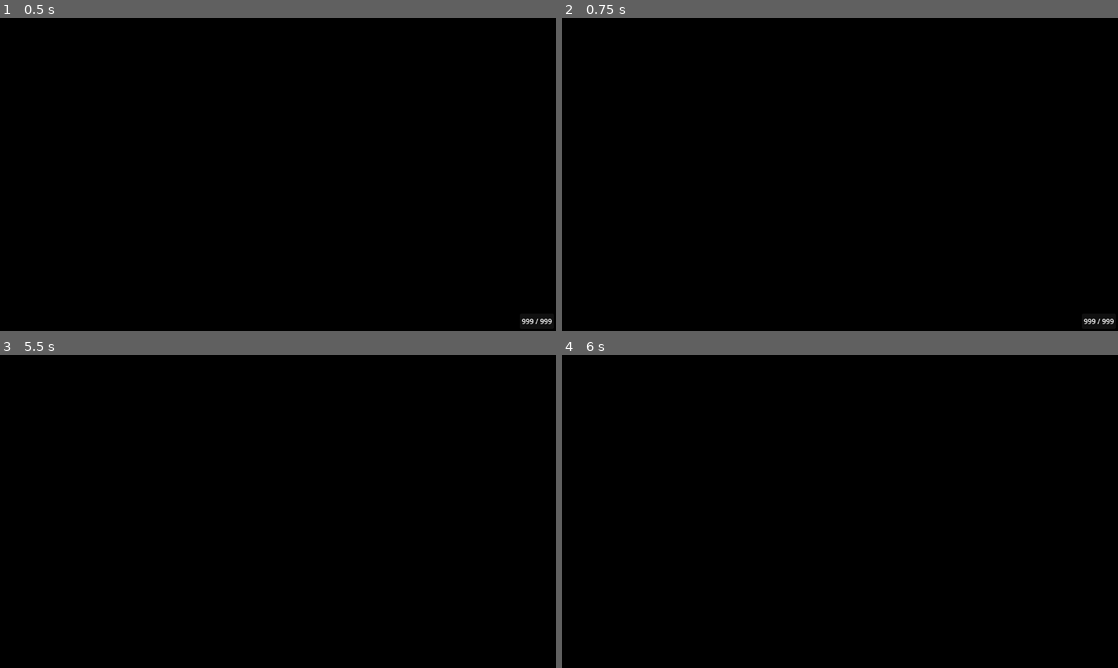
Above: before the commit, frames 1-4 (two rows, left to right).
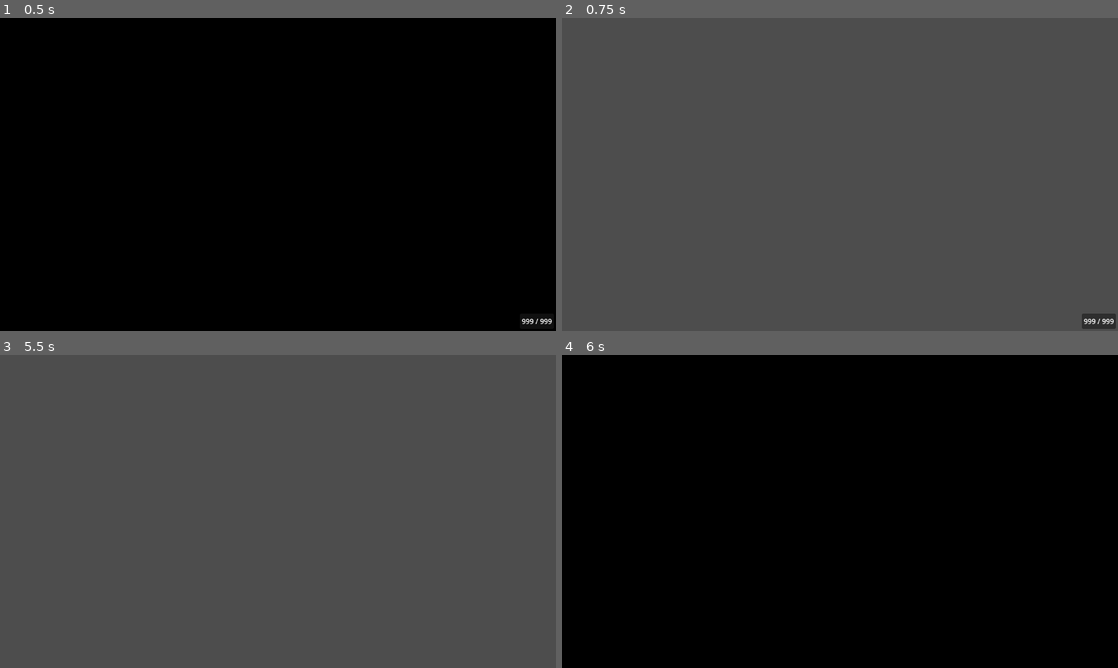
Above: after the commit, the same moments.

Repository: Jareth329/ImageViewer
Game: Godot game, scene res://scenes/main.tscn
The game is run twice, just before and just after one commit, with the same random seed, the same clock (stepped at 60 frames per second) and the same inputs.
Inputs (mouse positions are in pixels of both pictures, inside the frame that each line leads up to):
- Up to frame 1 (0.5 s): no input
- Up to frame 2 (0.75 s): tap Enter at 0.5 s; hold Right from 0.53 s (still down); tap B at 0.6 s; click (840, 174) at 0.67 s
- Up to frame 3 (5.5 s): tap Space at 1.25, 2.75, 4.25 s; move the mouse to (166, 527) at 1.27 s; release Right at 1.28 s; hold Left 1.28-2.03 s; tap B at 1.35, 2.3, 3.05, 3.8, 4.55, 5.3 s; tap Enter at 2, 3.5 s; move the mouse to (333, 442) at 2.02 s; hold Right 2.03-3.53 s; tap R at 2.1 s; move the mouse to (250, 574) at 2.77 s; tap H at 2.85 s; click (250, 574) at 2.92 s; move the mouse to (444, 558) at 3.52 s; hold Left from 3.53 s (still down); tap V at 3.6 s; move the mouse to (111, 464) at 4.27 s; tap F at 4.35 s; move the mouse to (305, 511) at 5.02 s; tap Tab at 5.1 s; click (305, 511) at 5.17 s
- Up to frame 4 (6 s): move the mouse to (756, 433) at 5.77 s; release Left at 5.78 s; hold Right from 5.78 s (still down); tap B at 5.85 s

Frame 1 is identical in both runs. In frame 2, 100% of the frame differs, in the area x 0-100%, y 0-100%; in frame 3, 100%; in frame 4, nothing differs.
Error before the commit: Out of bounds get index '0' (on base: 'Array') (res://scripts/display_image.gd:118)
Error after the commit: Out of bounds get index '0' (on base: 'Array') (res://scripts/display_image.gd:115)

Commit message:
add toggle for background transparency
- toggle is currently B
- might replace with setting for specific color later
- relevant code moved to main.gd

Diff:
--- a/scripts/display_image.gd
+++ b/scripts/display_image.gd
@@ -73,9 +73,6 @@
 func _ready() -> void:
 	self.gui_input.connect(_on_gui_input)
 	get_tree().root.files_dropped.connect(_files_dropped)
-	# need to make this a setting the user can toggle; alternatively,
-	# can just put a colorrect in the background and allow user to choose color, including transparent
-	get_tree().root.transparent_bg = true
 	default_offset = camera.offset
 	default_zoom = camera.zoom
 	image.size = viewport.size
--- a/scripts/main.gd
+++ b/scripts/main.gd
@@ -1,6 +1,11 @@
 extends Control
 
 var borderless:bool = false
+
+func _ready() -> void:
+	# need to make this a setting the user can toggle; alternatively,
+	# can just put a colorrect in the background and allow user to choose color, including transparent
+	get_tree().root.transparent_bg = true
 
 func _unhandled_input(event:InputEvent) -> void:
 	if event is InputEventKey:
@@ -15,6 +20,11 @@
 			_set_window_mode(Window.MODE_FULLSCREEN)
 		elif event.keycode == KEY_F10:
 			_set_window_mode(Window.MODE_MAXIMIZED)
+		elif event.keycode == KEY_B:
+			_toggle_background_transparency()
+
+func _toggle_background_transparency() -> void:
+	get_tree().root.transparent_bg = not get_tree().root.transparent_bg
 
 func _update_titlebar_visibility() -> void:
 	get_tree().root.borderless = not borderless
